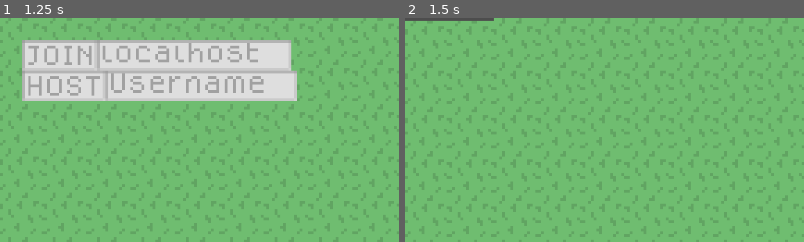
Above: before the commit, frames 1-2 (left to right).
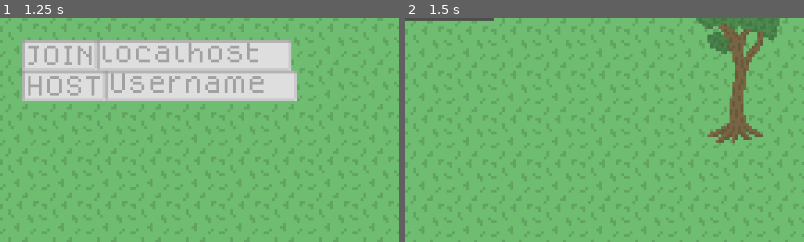
Above: after the commit, the same moments.

Repository: MiningCow/progress-game
Game: Godot game, scene res://Things/game/game.tscn
The game is run twice, just before and just after one commit, with the same random seed, the same clock (stepped at 60 frames per second) and the same inputs.
Inputs:
- Up to frame 1 (1.25 s): tap Enter at 0.5 s; hold D (move_right) from 0.53 s (still down); hold F (interact) from 0.53 s (still down)
- Up to frame 2 (1.5 s): release D (move_right) at 1.25 s; release F (interact) at 1.25 s; click "HOST" at 1.25 s
The pictures show only the part of the screen within x 0-50%, y 0-50%; the shares and areas given below are measured in that part.

Frame 1 is identical in both runs. In frame 2, 4.1% of the frame differs, in the area x 72-94%, y 0-56%.

Commit message:
sync combat and interaction

Diff:
--- a/Things/Player/player.gd
+++ b/Things/Player/player.gd
@@ -1,8 +1,8 @@
 class_name Player extends CharacterBody2D
 
-@onready var speed_stat = %Speed
-@onready var interactor = %InteractorComponent
-@onready var inventory = %Inventory
+@onready var speed_stat: Stat = %Speed
+@onready var interactor: Interactor = %InteractorComponent
+@onready var inventory: Inventory = %Inventory
 var direction: Vector2
 var id: int
 
@@ -32,8 +32,7 @@
 
 func _input(event: InputEvent):
 	if not is_multiplayer_authority(): return
-
 	if event.is_action_pressed(&"interact"):
-		interactor.attempt_interaction(self)
+		interactor.attempt_interaction()
 	if event.is_action_pressed(&"open_inventory"):
 		Globals.playerInventoryDisplay.toggle(inventory)
--- a/Things/Player/player.tscn
+++ b/Things/Player/player.tscn
@@ -1,14 +1,15 @@
-[gd_scene load_steps=16 format=3 uid="uid://d2q1fhyq0jqdh"]
+[gd_scene load_steps=18 format=3 uid="uid://d2q1fhyq0jqdh"]
 
-[ext_resource type="Script" uid="uid://6tni3fbxb2bd" path="res://things/player/player.gd" id="1_73etv"]
-[ext_resource type="Script" uid="uid://bbxxetlg08llx" path="res://things/common/Hurtbox/hurtbox.gd" id="3_2hm0b"]
+[ext_resource type="Script" uid="uid://6tni3fbxb2bd" path="res://Things/Player/player.gd" id="1_73etv"]
 [ext_resource type="Script" uid="uid://bi2dfepcyi2qf" path="res://resources/combat/attack.gd" id="3_63lcq"]
-[ext_resource type="PackedScene" uid="uid://cq52vhrxfpwia" path="res://things/common/Interaction/InteractorComponent/interactor_component.tscn" id="3_hpgtu"]
-[ext_resource type="Script" uid="uid://canu0fd2bm0a3" path="res://things/common/stat.gd" id="3_ycsio"]
-[ext_resource type="Script" uid="uid://de1bs5dmbw7hi" path="res://things/common/inventory.gd" id="5_hpgtu"]
-[ext_resource type="Texture2D" uid="uid://b4qj65shmr7v5" path="res://things/player/player.png" id="6_63lcq"]
-[ext_resource type="PackedScene" uid="uid://yosvr0h3sw45" path="res://things/common/Hitbox/Hitbox.tscn" id="7_yhye4"]
-[ext_resource type="Theme" uid="uid://dno3eamcentuu" path="res://things/UI/theme.tres" id="9_0jw6q"]
+[ext_resource type="PackedScene" uid="uid://cq52vhrxfpwia" path="res://Things/common/Interaction/InteractorComponent/interactor_component.tscn" id="3_hpgtu"]
+[ext_resource type="Script" uid="uid://canu0fd2bm0a3" path="res://Things/common/stat.gd" id="3_ycsio"]
+[ext_resource type="PackedScene" uid="uid://so1goaoq2nmx" path="res://Things/common/Hurtbox/Hurtbox.tscn" id="5_0jw6q"]
+[ext_resource type="Script" uid="uid://de1bs5dmbw7hi" path="res://Things/common/inventory.gd" id="5_hpgtu"]
+[ext_resource type="Script" uid="uid://duvmkut2ytawn" path="res://resources/combat/defense.gd" id="6_3buu8"]
+[ext_resource type="Texture2D" uid="uid://b4qj65shmr7v5" path="res://Things/Player/player.png" id="6_63lcq"]
+[ext_resource type="PackedScene" uid="uid://yosvr0h3sw45" path="res://Things/common/Hitbox/Hitbox.tscn" id="7_yhye4"]
+[ext_resource type="Theme" uid="uid://dno3eamcentuu" path="res://Things/UI/theme.tres" id="9_0jw6q"]
 
 [sub_resource type="Resource" id="Resource_0jw6q"]
 script = ExtResource("3_63lcq")
@@ -20,6 +21,11 @@
 
 [sub_resource type="CircleShape2D" id="CircleShape2D_ycsio"]
 radius = 12.0
+
+[sub_resource type="Resource" id="Resource_wc0lg"]
+script = ExtResource("6_3buu8")
+flat_defense = 0.0
+metadata/_custom_type_script = "uid://duvmkut2ytawn"
 
 [sub_resource type="RectangleShape2D" id="RectangleShape2D_yhye4"]
 size = Vector2(10, 29)
@@ -44,16 +50,18 @@
 shape = SubResource("CircleShape2D_63lcq")
 debug_color = Color(0.864118, 0.349113, 0.208651, 0.42)
 
-[node name="InteractorComponent" parent="." instance=ExtResource("3_hpgtu")]
+[node name="InteractorComponent" parent="." node_paths=PackedStringArray("actor") instance=ExtResource("3_hpgtu")]
 unique_name_in_owner = true
+actor = NodePath("..")
 
 [node name="CollisionShape2D" type="CollisionShape2D" parent="InteractorComponent"]
 shape = SubResource("CircleShape2D_ycsio")
 debug_color = Color(2.59906e-06, 0.635658, 0.414525, 0.42)
 
-[node name="Hurtbox" type="Area2D" parent="."]
-script = ExtResource("3_2hm0b")
-metadata/_custom_type_script = "uid://bbxxetlg08llx"
+[node name="Hurtbox" parent="." node_paths=PackedStringArray("actor", "health_stat") instance=ExtResource("5_0jw6q")]
+actor = NodePath("..")
+health_stat = NodePath("../Stats/Health")
+defense = SubResource("Resource_wc0lg")
 
 [node name="CollisionShape2D" type="CollisionShape2D" parent="Hurtbox"]
 position = Vector2(0, -10)
--- a/Things/Tree/tree.tscn
+++ b/Things/Tree/tree.tscn
@@ -1,13 +1,13 @@
 [gd_scene load_steps=13 format=3 uid="uid://dca6gxbd4x8vj"]
 
-[ext_resource type="Script" uid="uid://fa4p2wtp4mep" path="res://things/tree/tree.gd" id="1_oo61a"]
-[ext_resource type="PackedScene" uid="uid://so1goaoq2nmx" path="res://things/common/Hurtbox/Hurtbox.tscn" id="4_g6k3e"]
-[ext_resource type="Texture2D" uid="uid://drkpk5epojbxv" path="res://things/tree/Untitled.png" id="4_kghrl"]
+[ext_resource type="Script" uid="uid://fa4p2wtp4mep" path="res://Things/Tree/tree.gd" id="1_oo61a"]
+[ext_resource type="PackedScene" uid="uid://so1goaoq2nmx" path="res://Things/common/Hurtbox/Hurtbox.tscn" id="4_g6k3e"]
+[ext_resource type="Texture2D" uid="uid://drkpk5epojbxv" path="res://Things/Tree/Untitled.png" id="4_kghrl"]
 [ext_resource type="Script" uid="uid://duvmkut2ytawn" path="res://resources/combat/defense.gd" id="5_66ngo"]
-[ext_resource type="Script" uid="uid://hc8nddabqspm" path="res://things/common/health_stat.gd" id="5_kghrl"]
+[ext_resource type="Script" uid="uid://hc8nddabqspm" path="res://Things/common/health_stat.gd" id="5_kghrl"]
 [ext_resource type="Resource" uid="uid://ciijp75yl8bee" path="res://resources/items/Wood.tres" id="7_q1tnd"]
-[ext_resource type="Script" uid="uid://bcybnqrvvpkj" path="res://things/common/item_dropper_component.gd" id="8_q1tnd"]
-[ext_resource type="Script" uid="uid://crc412l7pdm8t" path="res://resources/items/itemStack.gd" id="8_r4rs7"]
+[ext_resource type="Script" uid="uid://bcybnqrvvpkj" path="res://Things/common/item_dropper_component.gd" id="8_q1tnd"]
+[ext_resource type="Script" uid="uid://crc412l7pdm8t" path="res://resources/items/ItemStack.gd" id="8_r4rs7"]
 
 [sub_resource type="CircleShape2D" id="CircleShape2D_qgy5f"]
 radius = 5.0
--- a/Things/UI/theme.tres
+++ b/Things/UI/theme.tres
@@ -1,8 +1,8 @@
 [gd_resource type="Theme" load_steps=9 format=3 uid="uid://dno3eamcentuu"]
 
-[ext_resource type="Texture2D" uid="uid://dh1dvycrbkx6c" path="res://things/UI/inventory/slot.png" id="1_nlqiq"]
-[ext_resource type="FontFile" uid="uid://dcarogxs8ys63" path="res://assets/dogicapixel.otf" id="2_mpav0"]
-[ext_resource type="StyleBox" uid="uid://hq1ie8q66bb" path="res://things/UI/style_box_normal.tres" id="2_womc8"]
+[ext_resource type="Texture2D" uid="uid://dh1dvycrbkx6c" path="res://Things/UI/inventory/slot.png" id="1_nlqiq"]
+[ext_resource type="FontFile" uid="uid://dcarogxs8ys63" path="res://Assets/dogicapixel.otf" id="2_mpav0"]
+[ext_resource type="StyleBox" uid="uid://hq1ie8q66bb" path="res://Things/UI/style_box_normal.tres" id="2_womc8"]
 
 [sub_resource type="StyleBoxFlat" id="StyleBoxFlat_nlqiq"]
 content_margin_left = 1.0
--- a/Things/common/Hitbox/hitbox.gd
+++ b/Things/common/Hitbox/hitbox.gd
@@ -3,6 +3,11 @@
 @export var actor: Node2D
 @export var attack: Attack #temporary, will probably come from the weapon root
 
+func _enter_tree():
+	set_multiplayer_authority(actor.get_multiplayer_authority())
+
 func _on_area_entered(hurtbox: Area2D):
+	if not is_multiplayer_authority(): return
+
 	assert(hurtbox is Hurtbox)
 	(hurtbox as Hurtbox).hurt(attack, actor)
--- a/Things/common/Hurtbox/hurtbox.gd
+++ b/Things/common/Hurtbox/hurtbox.gd
@@ -5,4 +5,8 @@
 @export var defense: Defense #this way an enemy can have weak spots with different defense
 
 func hurt(attack: Attack, _attacker: Node2D): #attacker can be used to calculate knockback
-	health_stat.value -= defense.defend(attack)
+	take_damage.rpc_id(1, defense.defend(attack))
+
+@rpc("call_local", "any_peer")
+func take_damage(amount: float):
+	health_stat.value -= amount
--- a/Things/common/Interaction/InteractorComponent/interactor_component.gd
+++ b/Things/common/Interaction/InteractorComponent/interactor_component.gd
@@ -1,12 +1,17 @@
-extends Area2D
+class_name Interactor extends Area2D
 
-#@export var interactor: Node
+@export var actor: Player
 
-func attempt_interaction(actor: Node) -> Node:
+func _enter_tree():
+	set_multiplayer_authority(actor.get_multiplayer_authority())
+
+func attempt_interaction():
+	if not is_multiplayer_authority(): return
+
 	var available_interactions = get_overlapping_areas()
 	if available_interactions.is_empty(): return null
 	var closest_interactable := find_closest_node(available_interactions) as Interactable
-	return closest_interactable.interact(actor)
+	closest_interactable.interact.rpc(actor.get_path())
 
 func find_closest_node(nodes: Array) -> Node2D:
 	return nodes.reduce(func(min_dist_node, node: Node2D):
--- a/Things/common/health_stat.gd
+++ b/Things/common/health_stat.gd
@@ -4,4 +4,9 @@
 
 func _set_stat(to):
 	super._set_stat(to)
-	if value <= 0: died.emit()
+	if value <= 0:
+		if is_multiplayer_authority(): _on_death.rpc()
+
+@rpc("call_local")
+func _on_death():
+	died.emit()
--- a/Things/common/interactable_component.gd
+++ b/Things/common/interactable_component.gd
@@ -3,7 +3,6 @@
 signal interacted(actor: Node)
 @export var object: Node
 
-
-func interact(actor: Node) -> Node:
-	interacted.emit(actor)
-	return object
+@rpc("call_local", "any_peer")
+func interact(actor_path: NodePath):
+	interacted.emit(get_node(actor_path))
--- a/Things/common/item_dropper_component.gd
+++ b/Things/common/item_dropper_component.gd
@@ -11,10 +11,10 @@
 	if Engine.is_editor_hint(): return
 	assert(health)
 	if not item_stack: return
-	health.died.connect(
-		func(): Globals.world.drop_item(item_stack, global_position)
-	)
+	health.died.connect(_on_death)
 
+func _on_death():
+	Globals.world.drop_item(item_stack, global_position)
 
 func _get_configuration_warnings():
 	if health == null: return ["Missing health stat!"]
--- a/Things/game/game.tscn
+++ b/Things/game/game.tscn
@@ -1,17 +1,17 @@
 [gd_scene load_steps=18 format=4 uid="uid://cmpgmpa8ujaep"]
 
-[ext_resource type="Script" uid="uid://b5cjum2bxjie8" path="res://things/game/game.gd" id="1_e2o6t"]
-[ext_resource type="Script" uid="uid://d05cggmcq6a5a" path="res://things/game/world.gd" id="2_feb5d"]
-[ext_resource type="PackedScene" uid="uid://bqqhbhgksce7g" path="res://things/groundItem/ground_item.tscn" id="3_7jktm"]
-[ext_resource type="PackedScene" uid="uid://d2q1fhyq0jqdh" path="res://things/player/player.tscn" id="3_feb5d"]
-[ext_resource type="Texture2D" uid="uid://ck6lpx2cjyx5b" path="res://assets/tiles.png" id="3_vef74"]
-[ext_resource type="Script" uid="uid://crc412l7pdm8t" path="res://resources/items/itemStack.gd" id="4_ryrav"]
+[ext_resource type="Script" uid="uid://b5cjum2bxjie8" path="res://Things/game/game.gd" id="1_e2o6t"]
+[ext_resource type="Script" uid="uid://d05cggmcq6a5a" path="res://Things/game/world.gd" id="2_feb5d"]
+[ext_resource type="PackedScene" uid="uid://bqqhbhgksce7g" path="res://Things/groundItem/ground_item.tscn" id="3_7jktm"]
+[ext_resource type="PackedScene" uid="uid://d2q1fhyq0jqdh" path="res://Things/Player/player.tscn" id="3_feb5d"]
+[ext_resource type="Texture2D" uid="uid://ck6lpx2cjyx5b" path="res://Assets/tiles.png" id="3_vef74"]
+[ext_resource type="Script" uid="uid://crc412l7pdm8t" path="res://resources/items/ItemStack.gd" id="4_ryrav"]
 [ext_resource type="Resource" uid="uid://bq6tclcw7jjm2" path="res://resources/items/flint.tres" id="5_vef74"]
-[ext_resource type="PackedScene" uid="uid://dca6gxbd4x8vj" path="res://things/tree/tree.tscn" id="6_j5wjh"]
-[ext_resource type="PackedScene" uid="uid://pdsg3vi4hlec" path="res://things/UI/inventory/inventory_display.tscn" id="9_mnftu"]
-[ext_resource type="PackedScene" uid="uid://c56e5v11yyxob" path="res://things/UI/inventory/inventory_item.tscn" id="10_4s8ir"]
-[ext_resource type="Texture2D" uid="uid://h0dku8tlh5xa" path="res://assets/ui/grass_background.png" id="11_f52dp"]
-[ext_resource type="Theme" uid="uid://dno3eamcentuu" path="res://things/UI/theme.tres" id="11_mxcr4"]
+[ext_resource type="PackedScene" uid="uid://dca6gxbd4x8vj" path="res://Things/Tree/tree.tscn" id="6_j5wjh"]
+[ext_resource type="PackedScene" uid="uid://pdsg3vi4hlec" path="res://Things/UI/inventory/inventory_display.tscn" id="9_mnftu"]
+[ext_resource type="PackedScene" uid="uid://c56e5v11yyxob" path="res://Things/UI/inventory/inventory_item.tscn" id="10_4s8ir"]
+[ext_resource type="Texture2D" uid="uid://h0dku8tlh5xa" path="res://Assets/ui/grass_background.png" id="11_f52dp"]
+[ext_resource type="Theme" uid="uid://dno3eamcentuu" path="res://Things/UI/theme.tres" id="11_mxcr4"]
 
 [sub_resource type="TileSetAtlasSource" id="TileSetAtlasSource_hve3p"]
 texture = ExtResource("3_vef74")
@@ -37,9 +37,6 @@
 script = ExtResource("1_e2o6t")
 player_scene = ExtResource("3_feb5d")
 
-[node name="ItemSpawner" type="MultiplayerSpawner" parent="."]
-spawn_path = NodePath("../World/Items")
-
 [node name="World" type="Node2D" parent="."]
 y_sort_enabled = true
 texture_filter = 1
@@ -63,6 +60,9 @@
 item_stack = SubResource("Resource_eow3j")
 
 [node name="Camera" type="Camera2D" parent="World"]
+
+[node name="Tree" parent="World" instance=ExtResource("6_j5wjh")]
+position = Vector2(-25, -43)
 
 [node name="UILayer" type="CanvasLayer" parent="."]
 
--- a/Things/game/world.gd
+++ b/Things/game/world.gd
@@ -10,6 +10,6 @@
 	var ground_item := ground_item_scene.instantiate() as GroundItem
 	ground_item.item_stack = item_stack
 	ground_item.position = at
-	add_child.call_deferred(ground_item)
+	add_child.call_deferred(ground_item, true)
 
 	return ground_item
--- a/Things/groundItem/ground_item.gd
+++ b/Things/groundItem/ground_item.gd
@@ -12,8 +12,6 @@
 	if Engine.is_editor_hint(): update_configuration_warnings()
 	if item_stack and item_stack.item and item_stack.item.texture:
 		$Sprite.texture = item_stack.item.texture
-
-
 
 func _on_interacted(actor: Node):
 	var actor_inventory := get_node_inventory(actor)
Not shown, changed: Assets/dogicapixel.otf.import
Not shown, changed: Assets/items/flint.png.import
Not shown, changed: Assets/items/flint_knife.png.import
Not shown, changed: Assets/items/item.png.import
Not shown, changed: Assets/items/rock.png.import
Not shown, changed: Assets/items/stone_axe.png.import
Not shown, changed: Assets/items/twine.png.import
Not shown, changed: Assets/items/wood.png.import
Not shown, changed: Assets/tiles.png.import
Not shown, changed: Assets/ui/grass_background.png.import
Not shown, changed: Things/Player/player.png.import
Not shown, changed: Things/Player/swoosh.png.import
(and 3 more such lines)
